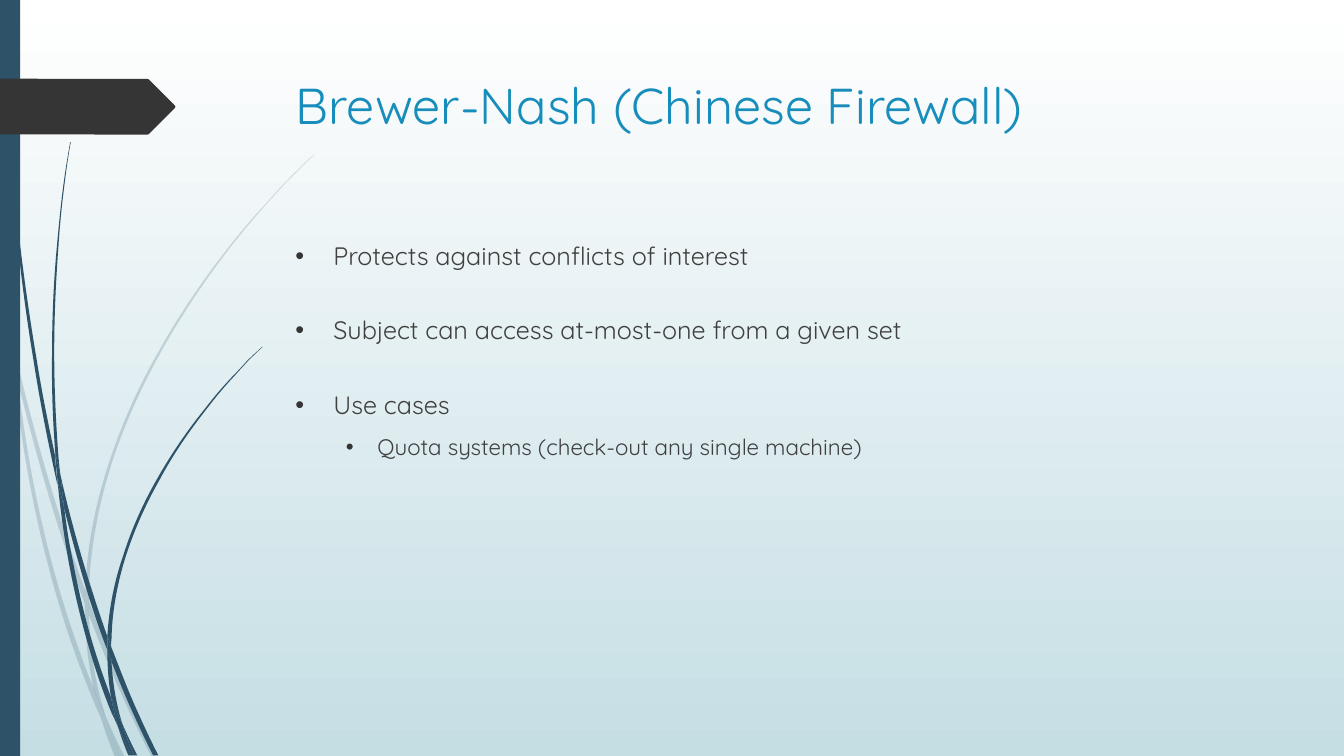
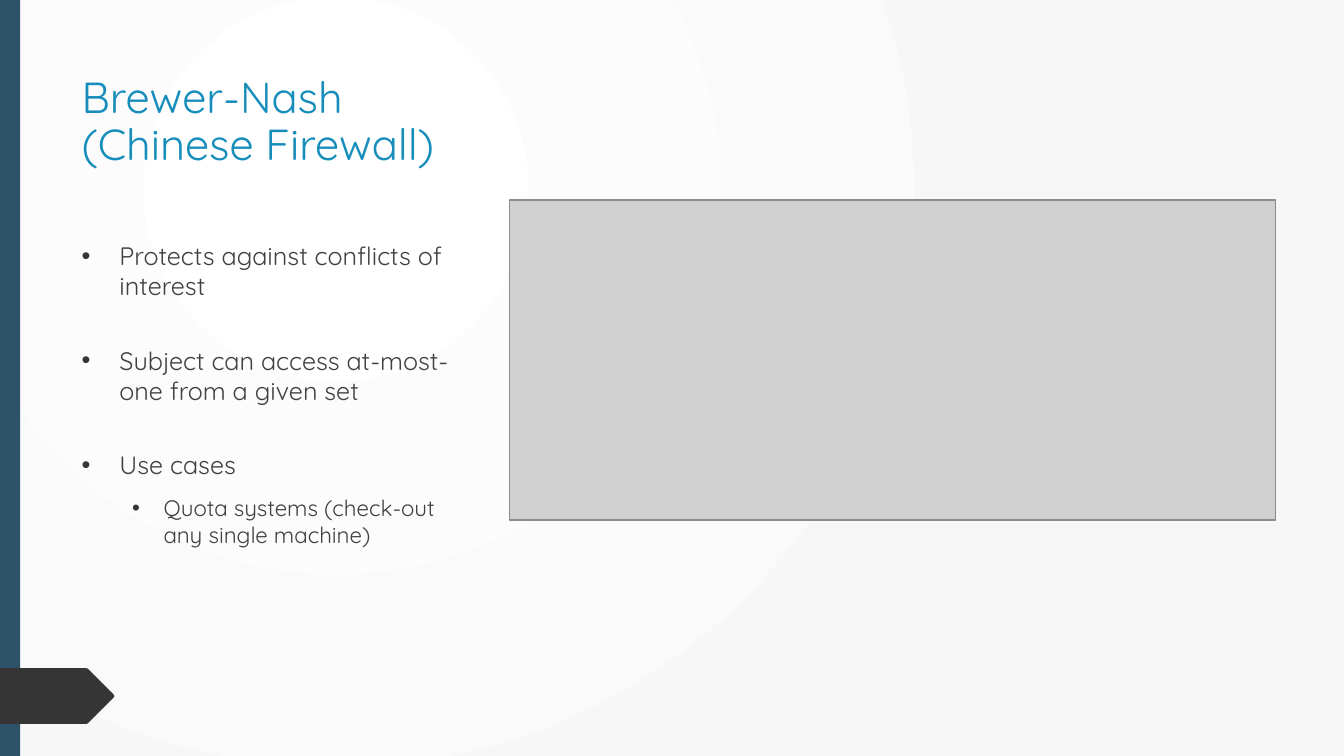
Before and after one commit to dr-natetorious/TIM-7030-Managing_Risks_and_Privacy, a slide deck: slide 8 of Week5_CloudThreats/BachmeierNTIM7030-5.pptx. Drawn at 1344x756 pixels with LibreOffice and Linux fonts; fonts in the diff are those of the drawing; grey boxes stand for pictures. Boxes give left, top, right and bottom in pixels: in the first picture for what was removed or moved away, otherwise in the second. Text is boxed around its words. In the diff, an @@ line names an element or a change of style, - is before the commit and + after.

```diff
--- a/Week5_CloudThreats/BachmeierNTIM7030-5.pptx
+++ b/Week5_CloudThreats/BachmeierNTIM7030-5.pptx
@@ background gradient #FFFFFF to #C5DEE5 to gradient #FFFFFF to #F8F8F8 @@
@@ rectangle removed at <box>0,0,20,756</box> @@
@@ rectangle added at <box>0,0,1344,756</box>, fill gradient #FFFFFF to #F8F8F8 @@
@@ rectangle added at <box>0,0,20,756</box>, fill #2E5369 @@
@@ title "Brewer-Nash (Chinese Firewall)": place and size @@
-title "Brewer-Nash (Chinese Firewall)" at <box>296,86,1023,134</box>
+title "Brewer-Nash (Chinese Firewall)" at <box>82,81,434,169</box>
@@ title "Brewer-Nash (Chinese Firewall)" at <box>82,81,434,169</box>: size 36 to 31 pt; line spacing 1 to 0.9 @@
@@ picture added at <box>509,200,1275,519</box> @@
@@ text "Protects against conflicts of interest" rewrapped from <box>333,246,901,460</box> to <box>119,246,449,548</box> @@
@@ freeform shape added at <box>0,668,115,724</box>, fill #353535 @@
```
Also in this commit, not shown: 1 other slide changed, 1 other file.
